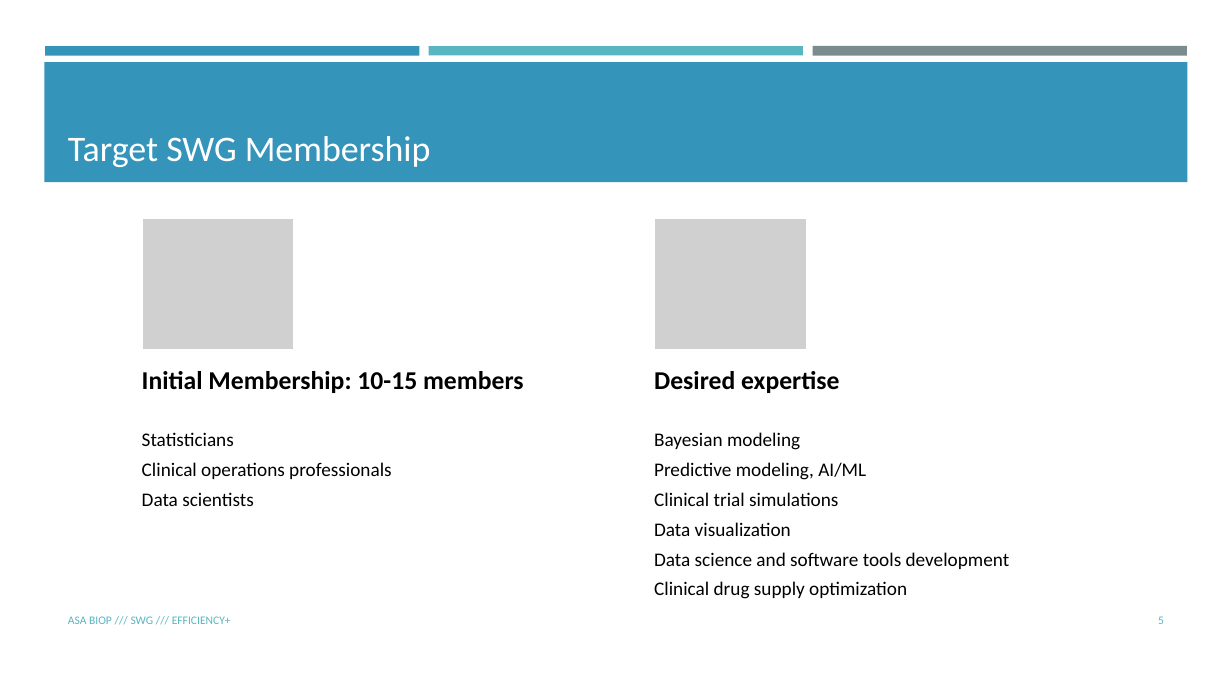
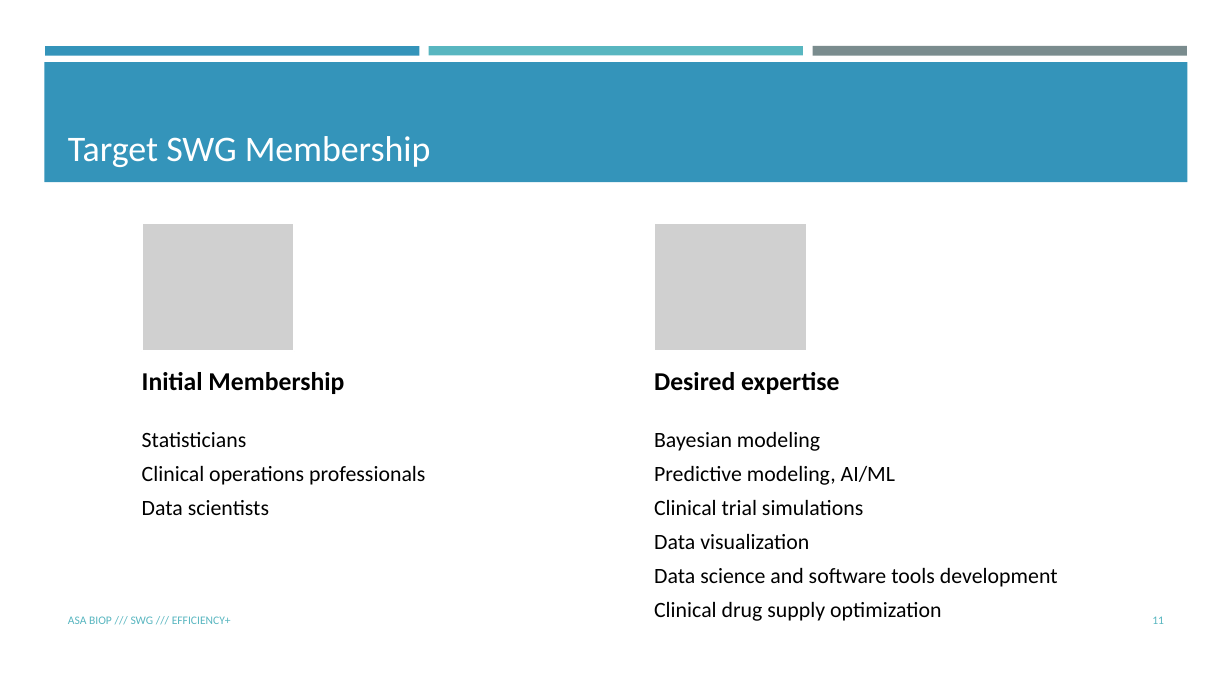
Before and after one commit to zhuoxinbms/efficiencyplustrials.github.io, a slide deck: slide 11 of Presentations/Communication Slides.pptx (slide 5 before the commit). Drawn at 1232x693 pixels with LibreOffice and Linux fonts; fonts in the diff are those of the drawing; grey boxes stand for pictures. Boxes give left, top, right and bottom in pixels: in the first picture for what was removed or moved away, otherwise in the second. Text is boxed around its words. In the diff, an @@ line names an element or a change of style, - is before the commit and + after.

```diff
--- a/Presentations/Communication Slides.pptx
+++ b/Presentations/Communication Slides.pptx
@@ picture: place and size @@
-picture at <box>141,218,294,350</box>
+picture at <box>141,223,294,351</box>
@@ picture: place and size @@
-picture at <box>654,218,807,350</box>
+picture at <box>654,223,807,351</box>
@@ text at <box>142,372,344,394</box>: text changed @@
-Initial Membership: 10-15 members
+Initial Membership
@@ text "Statisticians" at <box>142,432,425,515</box>: size 15 to 17 pt @@
@@ text "Bayesian modeling" at <box>654,432,1058,621</box>: size 15 to 17 pt @@
@@ page number at <box>1152,616,1164,624</box>: text changed @@
-5
+11
```
Also in this commit, not shown: 5 other slides changed, 5 slides added.
